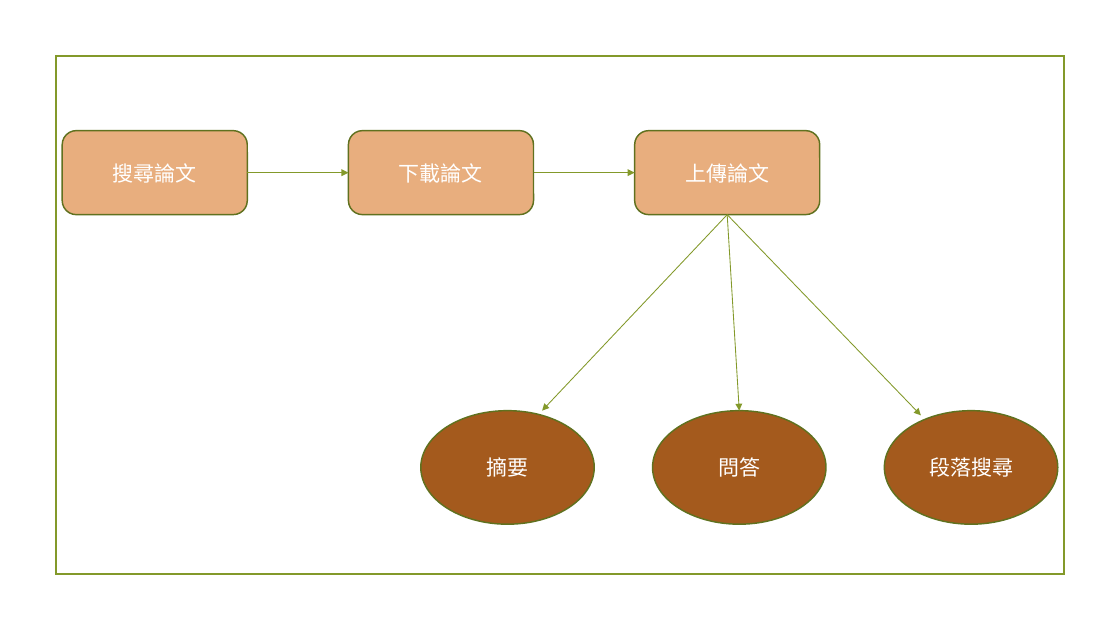
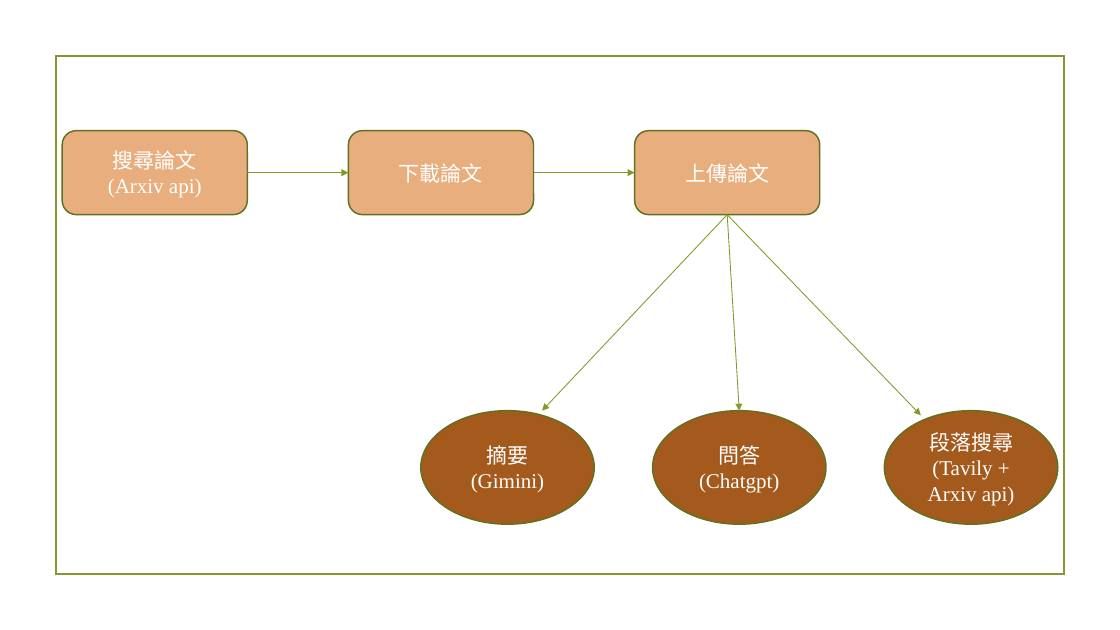
Before and after one commit to Chianghaoyu/Educational-Big-Data-Projects, a slide deck: slide 3 of 論文閱讀器.pptx. Drawn at 1120x630 pixels with LibreOffice and Linux fonts; fonts in the diff are those of the drawing; background and template pictures are left out. Boxes give left, top, right and bottom in pixels: in the first picture for what was removed or moved away, otherwise in the second. Text is boxed around its words. In the diff, an @@ line names an element or a change of style, - is before the commit and + after.

```diff
--- a/論文閱讀器.pptx
+++ b/論文閱讀器.pptx
@@ text in rounded rectangle at <box>108,179,202,198</box>: paragraph added @@
+(Arxiv api)
@@ text in ellipse at <box>471,473,544,492</box>: paragraph added @@
+(Gimini)
@@ text in ellipse at <box>699,473,779,493</box>: paragraph added @@
+(Chatgpt)
@@ text in ellipse at <box>928,460,1015,505</box>: paragraph added @@
+(Tavily + Arxiv api)
```
